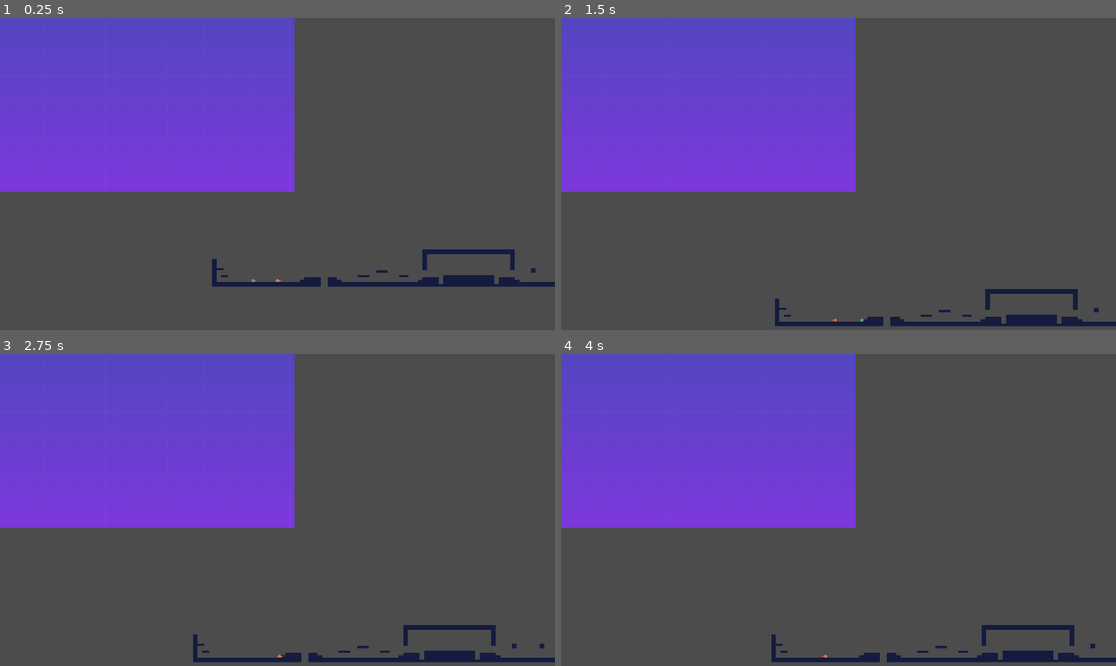
Above: before the commit, frames 1-4 (two rows, left to right).
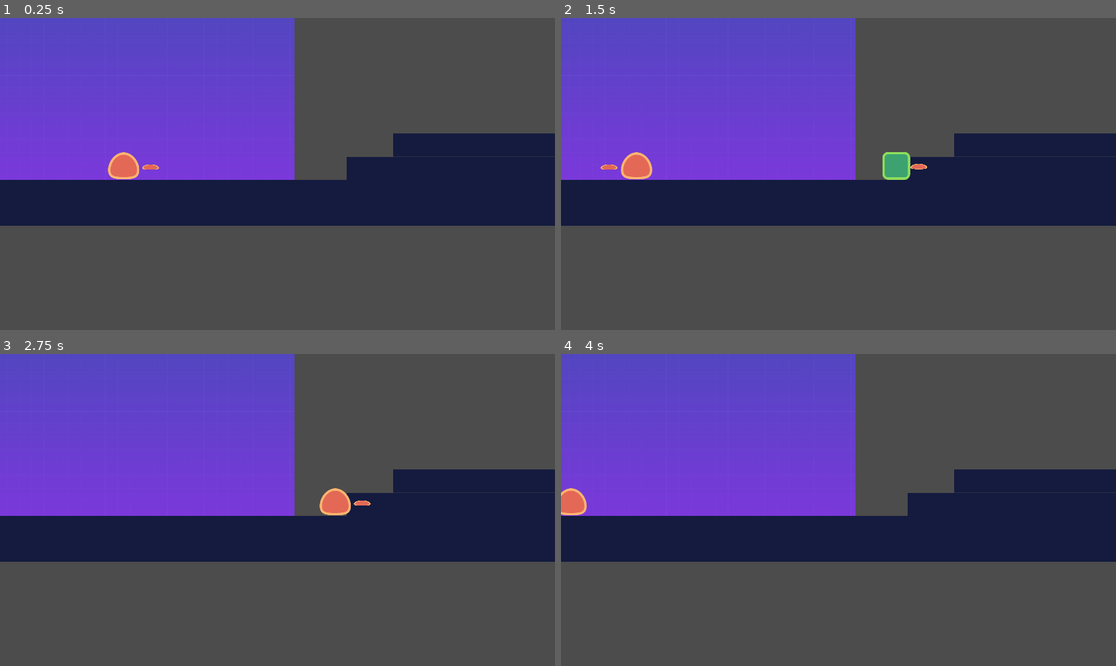
Above: after the commit, the same moments.

Repository: kigari94/IAS
Game: Godot game, scene res://src/Levels/Level01.tscn
Same seed, same stepped clock (60 frames per second), same inputs: the game is played once before the commit and once after it. This scene is started directly instead of the project's main scene.
Inputs:
- Up to frame 1 (0.25 s): no input
- Up to frame 2 (1.5 s): hold Space (attack) 0.53-1.28 s; hold D (move_right) from 0.53 s (still down); tap W (jump) at 0.77 s; tap Left (move_left_p2) at 1.35 s
- Up to frame 3 (2.75 s): tap W (jump) at 1.52 s; release D (move_right) at 2.03 s; hold A (move_left) from 2.03 s (still down); hold Right (move_right_p2) from 2.03 s (still down)
- Up to frame 4 (4 s): release A (move_left) at 2.78 s; release Right (move_right_p2) at 2.78 s; hold D (move_right) from 2.78 s (still down); tap Space (attack) at 2.85 s; tap W (jump) at 3.02, 3.77 s; tap Enter at 3.5 s; hold Left (move_left_p2) from 3.53 s (still down)

The runs differ from the first frame. In frame 1, 22% of the frame differs, in the area x 0-100%, y 36-87%; in frame 2, 22%, in the area x 0-100%, y 36-99%; in frame 3, 22%; in frame 4, 22%.

Commit message:
Added MainCamera, deleted cameras on players, added function to switch camera target on player death

Diff:
--- a/src/Actors/Player.gd
+++ b/src/Actors/Player.gd
@@ -1,8 +1,12 @@
 extends Actor
 
 export var weapon_scene_path: = "res://src/Objects/Weapon.tscn"
+export(NodePath) var camera
+var main_camera =  null
 var player_weapon = null
 var input_enabled = true
+
+
 
 func _ready() -> void:
 	var weapon_instance = load(weapon_scene_path).instance()
@@ -10,6 +14,7 @@
 	weapon_anchor.add_child(weapon_instance)
 	player_weapon = weapon_anchor.get_child(0)
 	#player_weapon.connect("attack_finished", self, "on_player_weapon_attack_finished")
+	main_camera = get_node(camera)
 
 
 func _on_DangerDetector_area_entered(body: PhysicsBody2D) -> void:
@@ -63,6 +68,7 @@
 func die() -> void:
 	input_enabled = false
 	$Timer.start()
+	main_camera.set_target(2)
 	#TODO Death animation
 
 
--- a/src/Actors/Player.tscn
+++ b/src/Actors/Player.tscn
@@ -17,18 +17,6 @@
 script = ExtResource( 1 )
 speed = Vector2( 2500, 5000 )
 gravity = 10000.0
-
-[node name="Camera2D" type="Camera2D" parent="."]
-current = true
-zoom = Vector2( 10, 10 )
-process_mode = 0
-limit_bottom = 1080
-limit_smoothed = true
-smoothing_enabled = true
-drag_margin_left = 0.0
-drag_margin_right = 0.0
-editor_draw_limits = true
-editor_draw_drag_margin = true
 
 [node name="Sprite" type="Sprite" parent="."]
 texture = ExtResource( 2 )
--- a/src/Actors/Player2.gd
+++ b/src/Actors/Player2.gd
@@ -1,6 +1,8 @@
 extends Actor
 
 export var weapon_scene_path: = "res://src/Objects/Weapon.tscn"
+export(NodePath) var camera
+var main_camera =  null
 var player_weapon = null
 var input_enabled = true
 
@@ -10,7 +12,7 @@
 	weapon_anchor.add_child(weapon_instance)
 	player_weapon = weapon_anchor.get_child(0)
 	#player_weapon.connect("attack_finished", self, "on_player_weapon_attack_finished")
-
+	main_camera = get_node(camera)
 
 func _on_DangerDetector_area_entered(body: PhysicsBody2D) -> void:
 	die()
@@ -63,6 +65,7 @@
 func die() -> void:
 	input_enabled = false
 	$Timer.start()
+	main_camera.set_target(1)
 	#TODO Death animation
 
 
--- a/src/Actors/Player2.tscn
+++ b/src/Actors/Player2.tscn
@@ -18,19 +18,6 @@
 script = ExtResource( 1 )
 speed = Vector2( 2500, 5000 )
 gravity = 10000.0
-
-[node name="Camera2D" type="Camera2D" parent="."]
-position = Vector2( -1, -42 )
-current = true
-zoom = Vector2( 10, 10 )
-process_mode = 0
-limit_bottom = 852
-limit_smoothed = true
-smoothing_enabled = true
-drag_margin_left = 0.0
-drag_margin_right = 0.0
-editor_draw_limits = true
-editor_draw_drag_margin = true
 
 [node name="Sprite" type="Sprite" parent="."]
 texture = ExtResource( 2 )
--- a/src/Levels/DemoLevel.tscn
+++ b/src/Levels/DemoLevel.tscn
@@ -8,6 +8,7 @@
 [ext_resource path="res://src/UserInterface/UserInterface.tscn" type="PackedScene" id=6]
 [ext_resource path="res://src/Objects/Void.tscn" type="PackedScene" id=7]
 [ext_resource path="res://src/Objects/Portal2D.tscn" type="PackedScene" id=8]
+[ext_resource path="res://src/Levels/MainCamera.gd" type="Script" id=9]
 
 [node name="DemoLevel" type="Node2D"]
 position = Vector2( 0, -10 )
@@ -47,12 +48,14 @@
 scale = Vector2( 5, 5 )
 speed = Vector2( 3000, 7000 )
 gravity = 15000.0
+camera = NodePath("../MainCamera")
 
 [node name="Player" parent="." instance=ExtResource( 2 )]
 position = Vector2( -1736, 61 )
 scale = Vector2( 5, 5 )
 speed = Vector2( 3000, 7000 )
 gravity = 15000.0
+camera = NodePath("../MainCamera")
 
 [node name="PortalLeft" parent="." instance=ExtResource( 8 )]
 position = Vector2( -66271, -1046 )
@@ -66,3 +69,10 @@
 [node name="Void" parent="." instance=ExtResource( 7 )]
 position = Vector2( 0, 2475 )
 scale = Vector2( 1500, 10 )
+
+[node name="MainCamera" type="Camera2D" parent="."]
+current = true
+zoom = Vector2( 10, 10 )
+script = ExtResource( 9 )
+target1 = NodePath("../Player")
+target2 = NodePath("../Player2")
--- /dev/null
+++ b/src/Levels/MainCamera.gd
@@ -0,0 +1,23 @@
+extends Camera2D
+
+export(NodePath) var target1
+export(NodePath) var target2
+
+var currentTarget
+
+func _ready():
+	currentTarget = get_node(target1)
+	# Setze die initiale Kamera-Zielposition
+	position = currentTarget.position
+
+func _process(delta):
+	# Überprüfe, ob der aktuelle Zielknoten noch existiert
+	if currentTarget != null:
+		# Aktualisiere die Kamera-Zielposition
+		position = currentTarget.position
+
+func set_target(new_target):
+	if (new_target == 1):
+		currentTarget = get_node(target1)
+	else:
+		currentTarget = get_node(target2)
Not shown: 1 places in src/Levels/DemoLevel.tscn that only renumber resources
